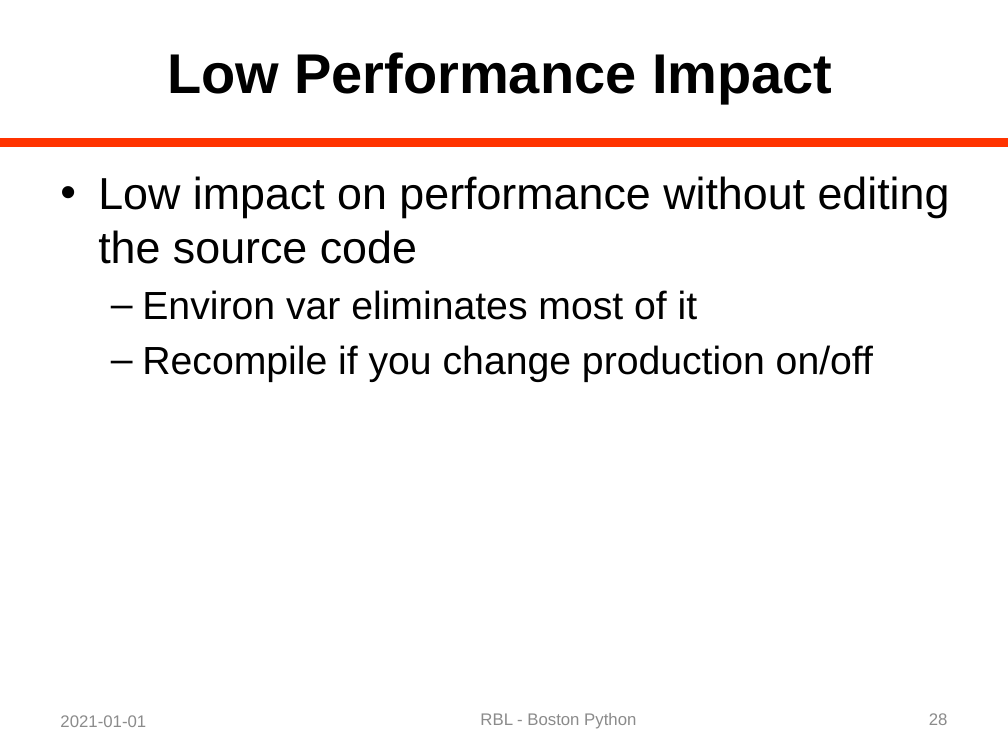
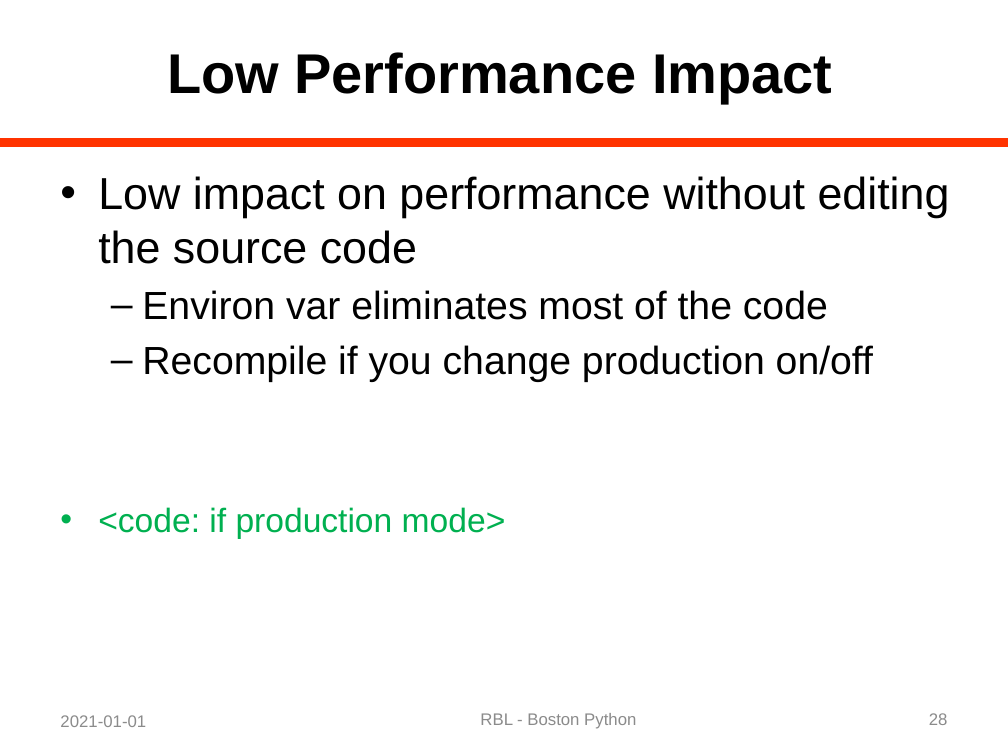
Before and after one commit to rblandau/NewTrace, a slide deck: slide 28 of docs/OfflineDebugging/A Dinosaur and a Python 02.pptx. Drawn at 1008x756 pixels with LibreOffice and Linux fonts; fonts in the diff are those of the drawing. Boxes give left, top, right and bottom in pixels: in the first picture for what was removed or moved away, otherwise in the second. Text is boxed around its words. In the diff, an @@ line names an element or a change of style, - is before the commit and + after.

Commit message:
Continue to work on slides and snippets.  Add production mode snippet.

```diff
--- a/docs/OfflineDebugging/A Dinosaur and a Python 02.pptx
+++ b/docs/OfflineDebugging/A Dinosaur and a Python 02.pptx
@@ text at bbox=[142, 290, 828, 320]: text changed @@
-  – Environ var eliminates most of it
+  – Environ var eliminates most of the code
@@ text at bbox=[98, 507, 506, 539]: paragraph added @@
+• <code: if production mode>
```
Also in this commit, not shown: 7 other slides changed, 3 other files.
